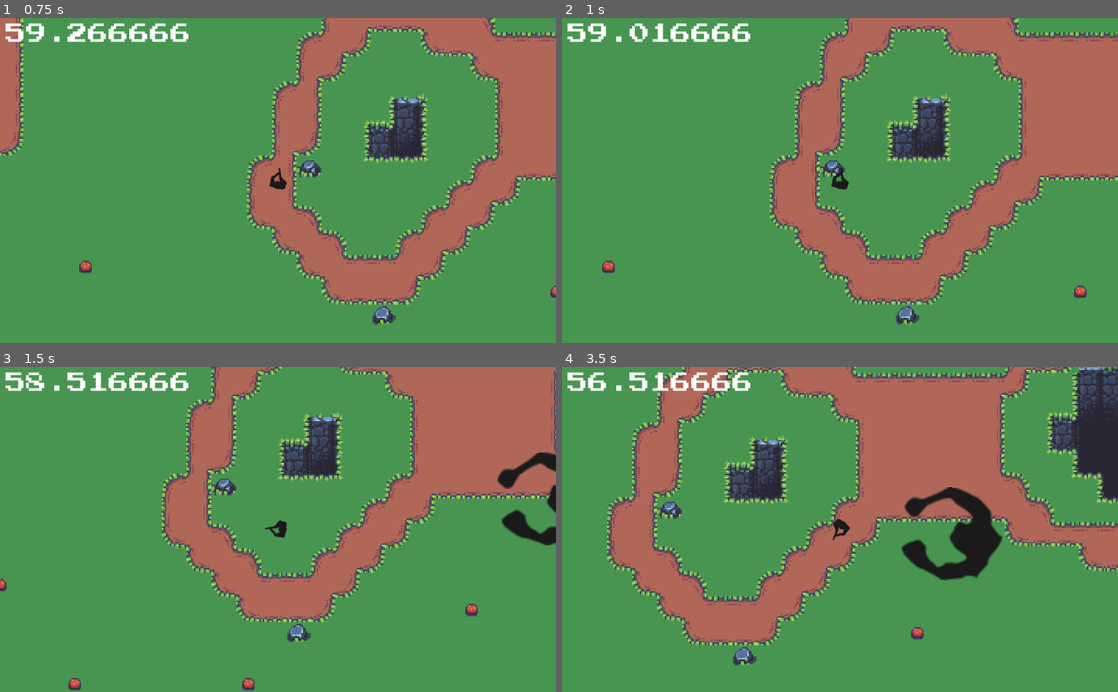
Above: before the commit, frames 1-4 (two rows, left to right).
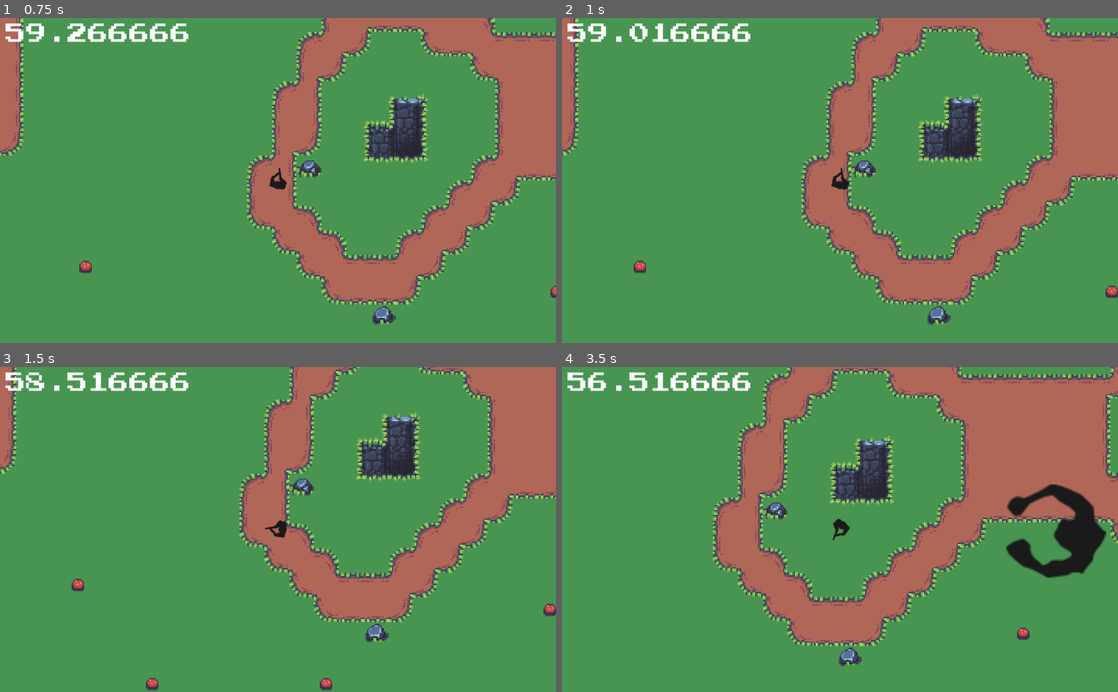
Above: after the commit, the same moments.

Repository: whoisEllie/GMTKJam_2022
Game: Godot game, scene res://Levels/LevelScene.tscn
Same seed, same stepped clock (60 frames per second), same inputs: the game is played once before the commit and once after it.
Inputs (mouse positions are in pixels of both pictures, inside the frame that each line leads up to):
- Up to frame 1 (0.75 s): move the mouse to (266, 40) at 0.52 s; hold D (move_right) from 0.53 s (still down); click (266, 40) at 0.6 s
- Up to frame 2 (1 s): keep holding D (move_right)
- Up to frame 3 (1.5 s): move the mouse to (166, 545) at 1.27 s; release D (move_right) at 1.28 s; hold S (move_down) from 1.28 s (still down); click (166, 545) at 1.35 s
- Up to frame 4 (3.5 s): move the mouse to (895, 458) at 2.02 s; release S (move_down) at 2.03 s; hold D (move_right) 2.03-2.78 s; click (895, 458) at 2.1 s; move the mouse to (812, 594) at 2.77 s; hold W (move_up) from 2.78 s (still down); click (812, 594) at 2.85 s

Frame 1 is identical in both runs. In frame 2, 24% of the frame differs, in the area x 0-100%, y 0-95%; in frame 3, 34%; in frame 4, 47%, in the area x 8-100%, y 0-93%.

Commit message:
collisions for tiles

Diff:
--- /dev/null
+++ b/DiceIt/Levels/BoardGameGenerator.gd
@@ -0,0 +1,25 @@
+extends Area2D
+
+
+const TILE_AMOUNT = 50
+enum Types {GRASS, SNOW}
+# Declare member variables here. Examples:
+var tiles = []
+var grass_block = RectangleShape2D.new()
+var snow_block = RectangleShape2D.new()
+
+
+# Called when the node enters the scene tree for the first time.
+func _ready():
+	# generates random array of tiles for the playing board
+	for i in range (TILE_AMOUNT):
+		tiles.append(Types.keys()[randi() % Types.size()])
+	for i in range (tiles.size()):
+		if tiles[i] == Types.GRASS:
+
+		if tiles[i] == Types.SNOW:
+
+
+# Called every frame. 'delta' is the elapsed time since the previous frame.
+#func _process(delta):
+#	pass
--- a/DiceIt/Levels/BoardGameScene.gd
+++ b/DiceIt/Levels/BoardGameScene.gd
@@ -1,18 +1,11 @@
 extends Node2D
 
-const TILE_AMOUNT = 50
-enum Types {GRASS, SNOW}
-# Declare member variables here. Examples:
-var tiles = []
-const GRASS = RectangleShape2D.new()
-const SNOW = RectangleShape2D.new()
+
 
 
 # Called when the node enters the scene tree for the first time.
 func _ready():
-	# generates random array of tiles for the playing board
-	for i in range (TILE_AMOUNT):
-		tiles.append(Types.keys()[randi() % Types.size()])
+	pass
 
 
 
--- a/DiceIt/Levels/BoardGameScene.tscn
+++ b/DiceIt/Levels/BoardGameScene.tscn
@@ -1,6 +1,10 @@
-[gd_scene load_steps=2 format=2]
+[gd_scene load_steps=3 format=2]
 
 [ext_resource path="res://Levels/BoardGameScene.gd" type="Script" id=1]
+[ext_resource path="res://Levels/BoardGameGenerator.gd" type="Script" id=2]
 
 [node name="Node2D" type="Node2D"]
 script = ExtResource( 1 )
+
+[node name="Area2D" type="Area2D" parent="."]
+script = ExtResource( 2 )
--- a/DiceIt/Levels/LevelScene.tscn
+++ b/DiceIt/Levels/LevelScene.tscn
@@ -93,6 +93,18 @@
 0/shapes = [  ]
 0/z_index = 0
 
+[sub_resource type="ConvexPolygonShape2D" id=7]
+points = PoolVector2Array( 0, 6.87542, 2.52994, 6.65907, 5.50476, 2.927, 10.8595, 3.08926, 16, 7.79491, 16, 14.5018, 4.47711, 14.8263, 1.61044, 12.8792, 0, 12.6628 )
+
+[sub_resource type="ConvexPolygonShape2D" id=8]
+points = PoolVector2Array( 0.961395, 11.9156, 1.06958, 6.93951, 4.09848, 2.77474, 7.2356, 0.665321, 9.66956, 0.665321, 14.4833, 7.10178, 15.7815, 6.9936, 16, 9.91434, 12.3198, 13.1596, 2.25952, 13.2137 )
+
+[sub_resource type="ConvexPolygonShape2D" id=9]
+points = PoolVector2Array( 8.96863, 2.71065, 11.1321, 4.98234, 11.1321, 12.176, 9.9422, 13.2578, 6.15607, 13.2578, 4.85797, 12.0138, 5.0202, 5.68548, 7.12964, 2.76473 )
+
+[sub_resource type="ConvexPolygonShape2D" id=10]
+points = PoolVector2Array( 10.1686, 4.06284, 12.0616, 6.06409, 12.1157, 11.0402, 11.0881, 12.0678, 4.86795, 11.9597, 3.73212, 10.6075, 3.84027, 6.38863, 5.89563, 4.11694 )
+
 [sub_resource type="TileSet" id=3]
 0/name = "0"
 0/texture = ExtResource( 3 )
@@ -104,9 +116,16 @@
 0/navigation_offset = Vector2( 0, 0 )
 0/shape_offset = Vector2( 0, 0 )
 0/shape_transform = Transform2D( 1, 0, 0, 1, 0, 0 )
-0/shape_one_way = false
-0/shape_one_way_margin = 0.0
-0/shapes = [  ]
+0/shape = SubResource( 7 )
+0/shape_one_way = false
+0/shape_one_way_margin = 1.0
+0/shapes = [ {
+"autotile_coord": Vector2( 0, 0 ),
+"one_way": false,
+"one_way_margin": 1.0,
+"shape": SubResource( 7 ),
+"shape_transform": Transform2D( 1, 0, 0, 1, 0, 0 )
+} ]
 0/z_index = 0
 1/name = "1"
 1/texture = ExtResource( 3 )
@@ -118,9 +137,16 @@
 1/navigation_offset = Vector2( 0, 0 )
 1/shape_offset = Vector2( 0, 0 )
 1/shape_transform = Transform2D( 1, 0, 0, 1, 0, 0 )
+1/shape = SubResource( 8 )
 1/shape_one_way = false
-1/shape_one_way_margin = 0.0
-1/shapes = [  ]
+1/shape_one_way_margin = 1.0
+1/shapes = [ {
+"autotile_coord": Vector2( 0, 0 ),
+"one_way": false,
+"one_way_margin": 1.0,
+"shape": SubResource( 8 ),
+"shape_transform": Transform2D( 1, 0, 0, 1, 0, 0 )
+} ]
 1/z_index = 0
 2/name = "2"
 2/texture = ExtResource( 3 )
@@ -132,9 +158,16 @@
 2/navigation_offset = Vector2( 0, 0 )
 2/shape_offset = Vector2( 0, 0 )
 2/shape_transform = Transform2D( 1, 0, 0, 1, 0, 0 )
+2/shape = SubResource( 9 )
 2/shape_one_way = false
-2/shape_one_way_margin = 0.0
-2/shapes = [  ]
+2/shape_one_way_margin = 1.0
+2/shapes = [ {
+"autotile_coord": Vector2( 0, 0 ),
+"one_way": false,
+"one_way_margin": 1.0,
+"shape": SubResource( 9 ),
+"shape_transform": Transform2D( 1, 0, 0, 1, 0, 0 )
+} ]
 2/z_index = 0
 3/name = "3"
 3/texture = ExtResource( 3 )
@@ -146,9 +179,16 @@
 3/navigation_offset = Vector2( 0, 0 )
 3/shape_offset = Vector2( 0, 0 )
 3/shape_transform = Transform2D( 1, 0, 0, 1, 0, 0 )
+3/shape = SubResource( 10 )
 3/shape_one_way = false
-3/shape_one_way_margin = 0.0
-3/shapes = [  ]
+3/shape_one_way_margin = 1.0
+3/shapes = [ {
+"autotile_coord": Vector2( 0, 0 ),
+"one_way": false,
+"one_way_margin": 1.0,
+"shape": SubResource( 10 ),
+"shape_transform": Transform2D( 1, 0, 0, 1, 0, 0 )
+} ]
 3/z_index = 0
 
 [node name="Node2D" type="Node2D"]
@@ -173,6 +213,8 @@
 [node name="Environment" type="TileMap" parent="."]
 tile_set = SubResource( 3 )
 cell_size = Vector2( 16, 16 )
+collision_layer = 2
+collision_mask = 2
 format = 1
 
 [node name="Player" parent="." instance=ExtResource( 1 )]
--- a/DiceIt/Player/Player.tscn
+++ b/DiceIt/Player/Player.tscn
@@ -5,7 +5,7 @@
 [ext_resource path="res://UI/Level_UI.tscn" type="PackedScene" id=3]
 
 [sub_resource type="CircleShape2D" id=1]
-radius = 9.0
+radius = 8.0
 
 [node name="Player" type="KinematicBody2D"]
 collision_layer = 2
Not shown: 1 places in DiceIt/Levels/LevelScene.tscn that only renumber resources
